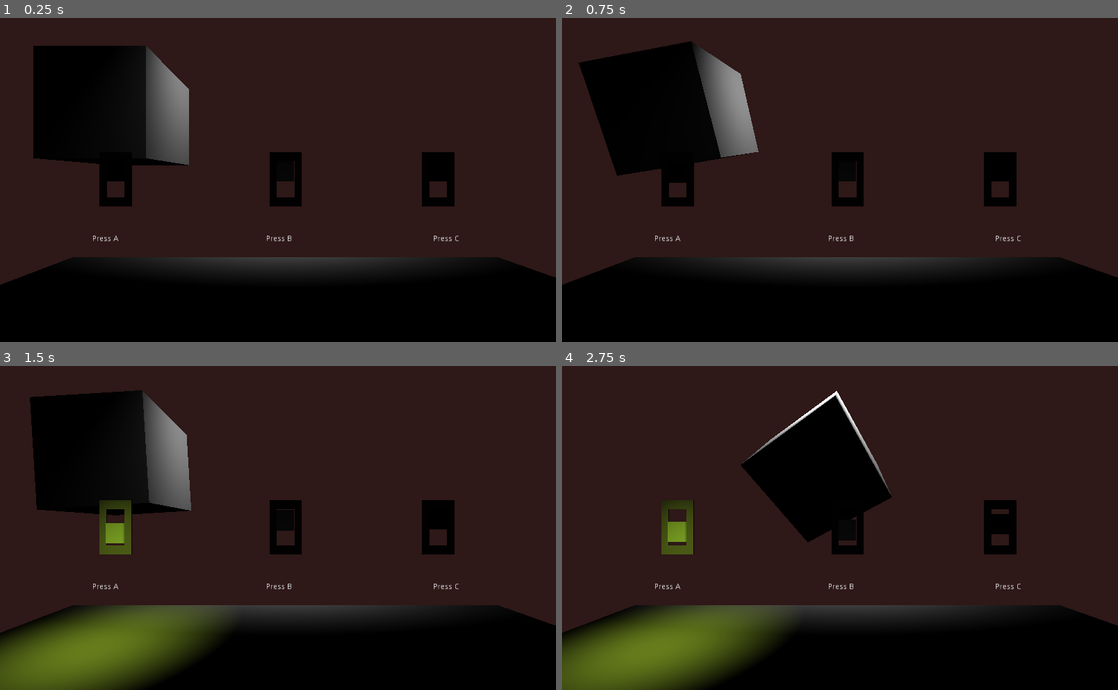
Above: before the commit, frames 1-4 (two rows, left to right).
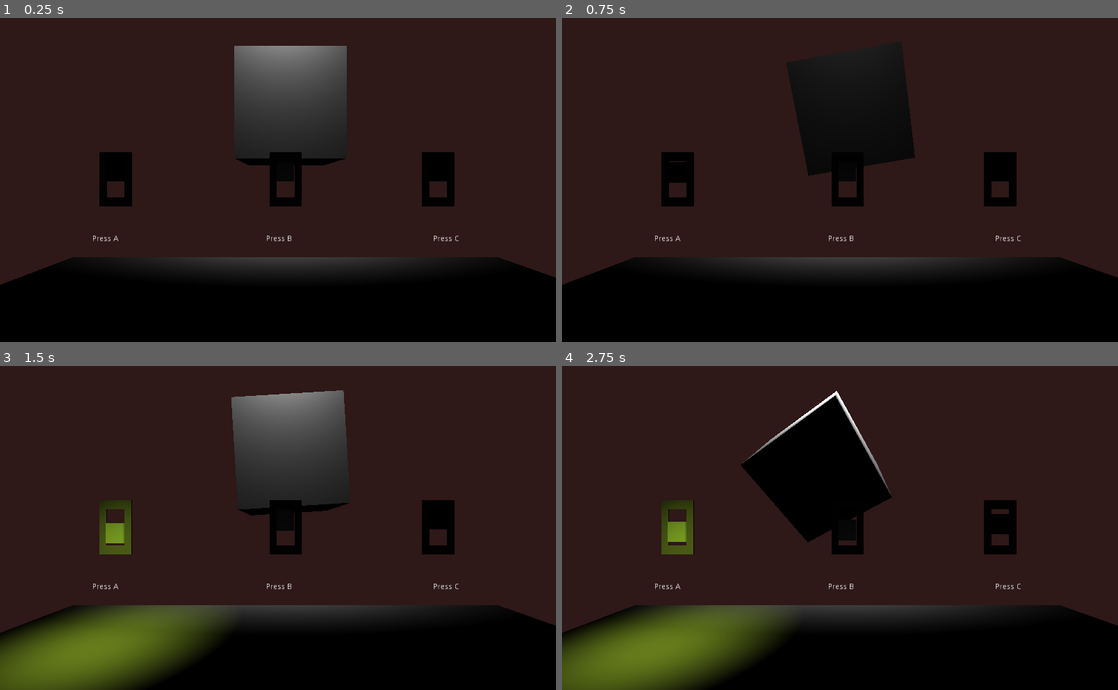
Above: after the commit, the same moments.

Repository: Title-Pending/Godot-Rakugo-Tutorials
Game: Godot game, scene res://Assets/Levels/SwitchTestLevel.tscn
Same seed, same stepped clock (60 frames per second), same inputs: the game is played once before the commit and once after it. Before the commit the project has no main scene; this scene is started directly in both runs.
Inputs:
- Up to frame 1 (0.25 s): no input
- Up to frame 2 (0.75 s): tap A (switch_a) at 0.5, 0.6 s
- Up to frame 3 (1.5 s): tap B (switch_b) at 0.8, 1.35 s; tap A (switch_a) at 1.25 s
- Up to frame 4 (2.75 s): tap C (switch_c) at 1.55, 2.1 s; tap A (switch_a) at 2, 2.3 s

The runs differ from the first frame. In frame 1, 14% of the frame differs, in the area x 6-63%, y 8-46%; in frame 2, 15%, in the area x 3-64%, y 7-49%; in frame 3, 14%; in frame 4, nothing differs.

Commit message:
Just some mild changes
Just some mild changes

Diff:
--- a/Godot Level 0/Lesson 2 Variables and Logic Operators/Assets/Levels/SwitchTestLevel.tscn
+++ b/Godot Level 0/Lesson 2 Variables and Logic Operators/Assets/Levels/SwitchTestLevel.tscn
@@ -23,8 +23,7 @@
 "values": [ Vector3( 0, 3.89175, -7.23831 ), Vector3( -5.20184, 3.89175, -7.23831 ), Vector3( 5.73676, 3.89175, -7.23831 ), Vector3( 0, 3.892, -7.238 ) ]
 }
 
-[sub_resource type="Animation" id=3]
-resource_name = "switch_a"
+[sub_resource type="Animation" id=4]
 length = 8.0
 loop = true
 tracks/0/type = "value"
@@ -40,8 +39,7 @@
 "values": [ Vector3( 0, 0, 0 ), Vector3( 360, 0, 360 ), Vector3( 45, 0, 45 ) ]
 }
 
-[sub_resource type="Animation" id=4]
-resource_name = "switch_b"
+[sub_resource type="Animation" id=5]
 length = 12.0
 tracks/0/type = "value"
 tracks/0/path = NodePath(".:rotation_degrees")
@@ -56,17 +54,16 @@
 "values": [ Vector3( 0, 0, 0 ), Vector3( 0, 0, 360 ) ]
 }
 
-[sub_resource type="Animation" id=5]
-resource_name = "switch_c"
-
-[sub_resource type="SpatialMaterial" id=6]
+[sub_resource type="Animation" id=6]
+
+[sub_resource type="SpatialMaterial" id=7]
 transmission_enabled = true
 transmission = Color( 0.686275, 0.843137, 0.768627, 1 )
 
-[sub_resource type="CubeMesh" id=7]
-material = SubResource( 6 )
-
-[sub_resource type="Animation" id=8]
+[sub_resource type="CubeMesh" id=8]
+material = SubResource( 7 )
+
+[sub_resource type="Animation" id=9]
 length = 2.0
 tracks/0/type = "value"
 tracks/0/path = NodePath(".:translation")
@@ -81,7 +78,7 @@
 "values": [ Vector3( 0, -0.28081, 0 ), Vector3( 0, 0.2935, 0 ) ]
 }
 
-[sub_resource type="Animation" id=9]
+[sub_resource type="Animation" id=10]
 length = 2.0
 tracks/0/type = "value"
 tracks/0/path = NodePath(".:translation")
@@ -96,8 +93,7 @@
 "values": [ Vector3( 0, 0.2935, 0 ), Vector3( 0, -0.281, 0 ) ]
 }
 
-[sub_resource type="Animation" id=10]
-resource_name = "On"
+[sub_resource type="Animation" id=11]
 length = 2.0
 tracks/0/type = "value"
 tracks/0/path = NodePath(".:translation")
@@ -112,8 +108,7 @@
 "values": [ Vector3( 0, -0.28081, 0 ), Vector3( 0, 0.2935, 0 ) ]
 }
 
-[sub_resource type="Animation" id=11]
-resource_name = "off"
+[sub_resource type="Animation" id=12]
 length = 2.0
 tracks/0/type = "value"
 tracks/0/path = NodePath(".:translation")
@@ -128,8 +123,7 @@
 "values": [ Vector3( 0, 0.2935, 0 ), Vector3( 0, -0.281, 0 ) ]
 }
 
-[sub_resource type="Animation" id=12]
-resource_name = "On"
+[sub_resource type="Animation" id=13]
 length = 2.0
 tracks/0/type = "value"
 tracks/0/path = NodePath(".:translation")
@@ -144,8 +138,7 @@
 "values": [ Vector3( 0, -0.28081, 0 ), Vector3( 0, 0.2935, 0 ) ]
 }
 
-[sub_resource type="Animation" id=13]
-resource_name = "off"
+[sub_resource type="Animation" id=14]
 length = 2.0
 tracks/0/type = "value"
 tracks/0/path = NodePath(".:translation")
@@ -181,17 +174,20 @@
 mesh = SubResource( 1 )
 
 [node name="CSGMesh_Cube" type="CSGMesh" parent="."]
-transform = Transform( 1.5, 0, 0, 0, 1.5, 0, 0, 0, 1.5, -5.20184, 3.89175, -7.23831 )
+transform = Transform( 1.5, 0, 0, 0, 1.5, 0, 0, 0, 1.5, 0.156543, 3.89175, -7.23831 )
 mesh = SubResource( 2 )
+__meta__ = {
+"_edit_lock_": true
+}
 
 [node name="BlockAniC" type="AnimationPlayer" parent="CSGMesh_Cube"]
 root_node = NodePath("../..")
-anims/Move = SubResource( 14 )
+anims/Move = SubResource( 3 )
 
 [node name="BlockAni" type="AnimationPlayer" parent="CSGMesh_Cube"]
-anims/switch_a = SubResource( 3 )
-anims/switch_b = SubResource( 4 )
-anims/switch_c = SubResource( 5 )
+anims/switch_a = SubResource( 4 )
+anims/switch_b = SubResource( 5 )
+anims/switch_c = SubResource( 6 )
 
 [node name="Switch" parent="." instance=ExtResource( 2 )]
 transform = Transform( -2.18557e-008, 0, 0.5, 0, 0.5, 0, -0.5, 0, -2.18557e-008, -3.18049, 1.83178, -3.86062 )
@@ -206,22 +202,22 @@
 
 [node name="CSGMesh" type="CSGMesh" parent="Switch"]
 transform = Transform( 0.114384, 0, -8.89621e-009, 0, 0.375654, 0, -8.89621e-009, 0, 0.317906, 0, 0.2935, 0 )
-mesh = SubResource( 7 )
+mesh = SubResource( 8 )
 
 [node name="AnimationPlayer" type="AnimationPlayer" parent="Switch/CSGMesh"]
-anims/On = SubResource( 8 )
-anims/off = SubResource( 9 )
+anims/On = SubResource( 9 )
+anims/off = SubResource( 10 )
 
 [node name="Switch2" parent="." instance=ExtResource( 2 )]
 transform = Transform( -2.18557e-008, 0, 0.5, 0, 0.5, 0, -0.5, 0, -2.18557e-008, -0.0456634, 1.83178, -3.86062 )
 
 [node name="CSGMesh" type="CSGMesh" parent="Switch2"]
 transform = Transform( 0.114384, 0, -8.89621e-009, 0, 0.375654, 0, -8.89621e-009, 0, 0.317906, 0, 0.2935, 0 )
-mesh = SubResource( 7 )
+mesh = SubResource( 8 )
 
 [node name="AnimationPlayer" type="AnimationPlayer" parent="Switch2/CSGMesh"]
-anims/On = SubResource( 10 )
-anims/off = SubResource( 11 )
+anims/On = SubResource( 11 )
+anims/off = SubResource( 12 )
 
 [node name="SpotLight2" type="SpotLight" parent="Switch2"]
 transform = Transform( -8.74228e-008, 1.74873, -0.970546, 0, 0.970546, 1.74873, 2, 7.64392e-008, -4.24239e-008, -7.72124, 9.55042, -0.294006 )
@@ -244,11 +240,11 @@
 
 [node name="CSGMesh" type="CSGMesh" parent="Switch3"]
 transform = Transform( 0.114384, 0, -8.89621e-009, 0, 0.375654, 0, -8.89621e-009, 0, 0.317906, 0, 0.2935, 0 )
-mesh = SubResource( 7 )
+mesh = SubResource( 8 )
 
 [node name="AnimationPlayer" type="AnimationPlayer" parent="Switch3/CSGMesh"]
-anims/On = SubResource( 12 )
-anims/off = SubResource( 13 )
+anims/On = SubResource( 13 )
+anims/off = SubResource( 14 )
 
 [node name="SpotLight4" type="SpotLight" parent="."]
 transform = Transform( 1, 0, 0, 0, 0.785935, 0.61831, 0, -0.61831, 0.785935, -0.0329404, 8.55103, -4.58478 )
--- a/Godot Level 0/Lesson 2 Variables and Logic Operators/Assets/Levels/SwitchTestLevel_Old.tscn
+++ b/Godot Level 0/Lesson 2 Variables and Logic Operators/Assets/Levels/SwitchTestLevel_Old.tscn
@@ -129,13 +129,13 @@
 text = "Press A                                                                    Press B                                                                 Press C"
 
 [node name="Camera" type="Camera" parent="."]
-transform = Transform( 1, 0, 1.06581e-14, 0, 1, 0, -1.06581e-14, 0, 1, -0.183719, 1.83178, 0.446751 )
+transform = Transform( 1, 0, 1.06581e-014, 0, 1, 0, -1.06581e-014, 0, 1, -0.183719, 1.83178, 0.446751 )
 __meta__ = {
 "_edit_lock_": true
 }
 
 [node name="CSGMesh_Floor" type="CSGMesh" parent="."]
-transform = Transform( 5, 0, 0, 0, 1, 0, 0, 0, 5, -0.0092684, 1.19209e-07, 0.00106478 )
+transform = Transform( 5, 0, 0, 0, 1, 0, 0, 0, 5, -0.0092684, 1.19209e-007, 0.00106478 )
 mesh = SubResource( 1 )
 
 [node name="CSGMesh_Cube" type="CSGMesh" parent="."]
@@ -148,10 +148,17 @@
 anims/switch_c = SubResource( 5 )
 
 [node name="Switch" parent="." instance=ExtResource( 2 )]
-transform = Transform( -2.18557e-08, 0, 0.5, 0, 0.5, 0, -0.5, 0, -2.18557e-08, -3.18049, 1.83178, -3.86062 )
+transform = Transform( -2.18557e-008, 0, 0.5, 0, 0.5, 0, -0.5, 0, -2.18557e-008, -3.18049, 1.83178, -3.86062 )
+
+[node name="SpotLight" type="SpotLight" parent="Switch"]
+transform = Transform( -8.74228e-008, 1.74873, -0.970546, 0, 0.970546, 1.74873, 2, 7.64392e-008, -4.24239e-008, -7.72124, 9.55042, 0.390739 )
+light_color = Color( 0.741176, 0.913725, 0.203922, 1 )
+light_energy = 3.1
+spot_range = 9.14391
+spot_angle = 15.2781
 
 [node name="CSGMesh" type="CSGMesh" parent="Switch"]
-transform = Transform( 0.114384, 0, -8.89621e-09, 0, 0.375654, 0, -8.89621e-09, 0, 0.317906, 0, 0.2935, 0 )
+transform = Transform( 0.114384, 0, -8.89621e-009, 0, 0.375654, 0, -8.89621e-009, 0, 0.317906, 0, 0.2935, 0 )
 mesh = SubResource( 7 )
 
 [node name="AnimationPlayer" type="AnimationPlayer" parent="Switch/CSGMesh"]
@@ -159,10 +166,10 @@
 anims/off = SubResource( 9 )
 
 [node name="Switch2" parent="." instance=ExtResource( 2 )]
-transform = Transform( -2.18557e-08, 0, 0.5, 0, 0.5, 0, -0.5, 0, -2.18557e-08, -0.338164, 1.83178, -3.86062 )
+transform = Transform( -2.18557e-008, 0, 0.5, 0, 0.5, 0, -0.5, 0, -2.18557e-008, -0.338164, 1.83178, -3.86062 )
 
 [node name="CSGMesh" type="CSGMesh" parent="Switch2"]
-transform = Transform( 0.114384, 0, -8.89621e-09, 0, 0.375654, 0, -8.89621e-09, 0, 0.317906, 0, -0.277552, 0 )
+transform = Transform( 0.114384, 0, -8.89621e-009, 0, 0.375654, 0, -8.89621e-009, 0, 0.317906, 0, -0.277552, 0 )
 mesh = SubResource( 7 )
 
 [node name="AnimationPlayer" type="AnimationPlayer" parent="Switch2/CSGMesh"]
@@ -170,23 +177,16 @@
 anims/off = SubResource( 11 )
 
 [node name="Switch3" parent="." instance=ExtResource( 2 )]
-transform = Transform( -2.18557e-08, 0, 0.5, 0, 0.5, 0, -0.5, 0, -2.18557e-08, 2.7729, 1.83178, -3.86062 )
+transform = Transform( -2.18557e-008, 0, 0.5, 0, 0.5, 0, -0.5, 0, -2.18557e-008, 2.7729, 1.83178, -3.86062 )
 
 [node name="CSGMesh" type="CSGMesh" parent="Switch3"]
-transform = Transform( 0.114384, 0, -8.89621e-09, 0, 0.375654, 0, -8.89621e-09, 0, 0.317906, 0, -0.28081, 0 )
+transform = Transform( 0.114384, 0, -8.89621e-009, 0, 0.375654, 0, -8.89621e-009, 0, 0.317906, 0, -0.28081, 0 )
 mesh = SubResource( 7 )
 
 [node name="AnimationPlayer" type="AnimationPlayer" parent="Switch3/CSGMesh"]
 anims/On = SubResource( 12 )
 anims/off = SubResource( 13 )
 
-[node name="SpotLight" type="SpotLight" parent="."]
-transform = Transform( 1, 0, 0, 0, 0.485273, 0.874363, 0, -0.874363, 0.485273, -2.98512, 6.60699, 0 )
-light_color = Color( 0.741176, 0.913725, 0.203922, 1 )
-light_energy = 3.1
-spot_range = 9.14391
-spot_angle = 15.2781
-
 [node name="SpotLight2" type="SpotLight" parent="."]
 transform = Transform( 1, 0, 0, 0, 0.485273, 0.874363, 0, -0.874363, 0.485273, -0.192666, 6.60699, 0 )
 light_color = Color( 0.701961, 0.25098, 0.862745, 1 )
@@ -206,3 +206,5 @@
 light_energy = 3.1
 spot_range = 11.5625
 spot_angle = 59.184
+
+[node name="AudioStreamPlayer" type="AudioStreamPlayer" parent="."]
--- a/Godot Level 0/Lesson 2 Variables and Logic Operators/project.godot
+++ b/Godot Level 0/Lesson 2 Variables and Logic Operators/project.godot
@@ -16,6 +16,7 @@
 [application]
 
 config/name="New Game Project"
+run/main_scene="res://Assets/Levels/SwitchTestLevel.tscn"
 config/icon="res://icon.png"
 
 [input]
Not shown: 1 places in Godot Level 0/Lesson 2 Variables and Logic Operators/Assets/Levels/SwitchTestLevel.tscn that only renumber resources
